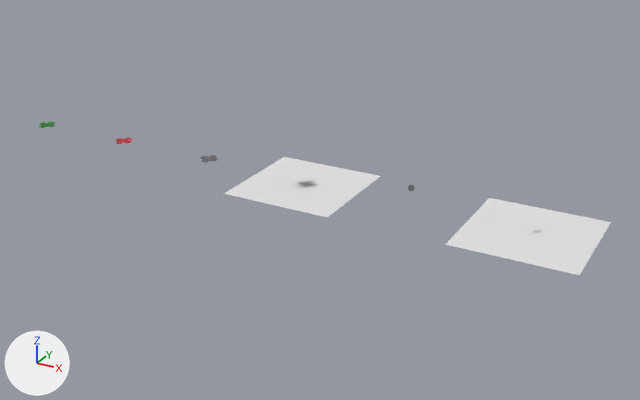
Before and after pictures for a commit that changed the Blender file src/img/Selection_01.blend.
One viewpoint serves both versions: a camera (50 mm lens) standing at (65.5, -61.7, 29.7) and looking at (30.9, 1.2, -1.7). Every picture has the same lights, and +X, +Y and +Z are marked at lower left.

Before the edit, the objects in view are built like this:
```python
me_plane_001 = bpy.data.meshes.new('Plane.001')
me_plane_001.from_pydata([(-2.0, -2.0, 0.0), (2.0, -2.0, 0.0), (-2.0, 2.0, 0.0), (2.0, 2.0, 0.0)], [], [(0, 1, 3, 2)])
me_plane_007 = bpy.data.meshes.new('Plane.007')
me_plane_007.from_pydata(...)  # 36 vertices, 34 faces; spans x -0.8..0.8, y -0.8..0.8, z 0.0..0.1
me_plane_007.materials.append(mat_border_green)  # green #438743
me_plane_008 = bpy.data.meshes.new('Plane.008')
me_plane_008.from_pydata(...)  # 24 vertices, 22 faces; spans x 9.2..10.8, y -0.8..0.8, z 0.0..0.1
me_plane_008.materials.append(mat_border_red)  # red #ff5665
me_plane_009 = bpy.data.meshes.new('Plane.009')
me_plane_009.from_pydata(...)  # 24 vertices, 22 faces; spans x 19.2..20.8, y -0.8..0.8, z 0.0..0.1
me_plane_009.materials.append(mat_border_dark)  # dark grey #534945
me_plane_012 = bpy.data.meshes.new('Plane.012')
me_plane_012.from_pydata([(-2.0, -2.0, 0.0), (2.0, -2.0, 0.0), (-2.0, 2.0, 0.0), (2.0, 2.0, 0.0)], [], [(0, 1, 3, 2)])
ob_plane_001 = bpy.data.objects.new('Plane.001', me_plane_007)
ob_plane_001.location = (0.0, 0.0, 0.5)
ob_plane_002 = bpy.data.objects.new('Plane.002', me_plane_008)
ob_plane_002.location = (0.0, 0.0, 0.5)
ob_plane_003 = bpy.data.objects.new('Plane.003', me_plane_009)
ob_plane_003.location = (0.0, 0.0, 0.5)
ob_plane_receiveshadows = bpy.data.objects.new('Plane_ReceiveShadows', me_plane_001)
ob_plane_receiveshadows.location = (30.0, 0.0, -0.01)
ob_plane_receiveshadows.scale = (2.5, 2.5, 1.66)
ob_plane_receiveshadows_001 = bpy.data.objects.new('Plane_ReceiveShadows.001', me_plane_012)
ob_plane_receiveshadows_001.location = (50.0, 0.0, -0.01)
ob_plane_receiveshadows_001.scale = (2.5, 2.5, 1.66)
```
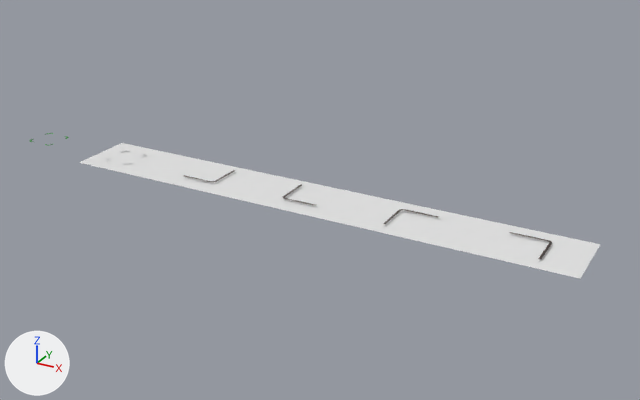
Location of each change, (x1, y1, x2, y2) in pixels of the pictures (640 x 400 px):
'Plane.006', added: after (79, 143, 600, 279)
'Plane_ReceiveShadows.001', deleted: before (445, 198, 611, 275)
'Plane_ReceiveShadows', deleted: before (224, 157, 380, 217)
'Plane.002', moved, rescaled: before (116, 137, 132, 144); after (30, 133, 69, 145)
'Plane.010', added: after (510, 232, 552, 259)
'Plane.003', deleted: before (200, 155, 218, 162)
'Plane.009', added: after (383, 209, 438, 224)
'Plane.008', added: after (283, 185, 316, 206)
'Plane.001', deleted: before (39, 122, 55, 128)
'Plane.007', added: after (184, 170, 235, 182)

Patch to the scene script:
```diff
--- a/src/img/Selection_01.blend.py
+++ b/src/img/Selection_01.blend.py
@@ me_plane_008_1 @@
+me_plane_008_1.from_pydata([(-0.48, 0.74, 0.0), (-0.74, 0.48, 0.0), (-0.7, 0.84, 0.0), (-0.79, 0.79, 0.0), (-0.84, 0.7, 0.0), (-0.6, 0.87, 0.0), (-0.86, 0.6, 0.0), (-0.74, 0.52, 0.0), (-0.52, 0.74, 0.0), (-0.74, 0.62, 0.0), (-0.7, 0.7, 0.0), (-0.62, 0.74, 0.0), (-0.86, 0.48, 0.0), (-0.48, 0.87, 0.0), (-0.38, 0.94, 0.0), (1.13, 0.74, 0.0), (1.13, 0.87, 0.0), (-0.74, -1.13, 0.0), (-0.86, -1.13, 0.0)], [], [(8, 11, 2, 5), (7, 1, 12, 6), (11, 10, 3, 2), (0, 8, 5, 13), (10, 9, 4, 3), (9, 7, 6, 4), (0, 13, 16, 15), (12, 1, 17, 18)])
+me_plane_008_1.materials.append(mat_border_dark)  # dark grey #534945
@@ me_plane_007_1 @@
+me_plane_007_1.from_pydata([(-1.0, -1.0, 0.0), (14.2, -1.0, 0.0), (-1.0, 1.0, 0.0), (14.2, 1.0, 0.0)], [], [(0, 1, 3, 2)])
@@ ob_plane_001 @@
-ob_plane_001 = bpy.data.objects.new('Plane.001', me_plane_007)
-ob_plane_001.location = (0.0, 0.0, 0.5)
@@ ob_plane_002 @@
 ob_plane_002 = bpy.data.objects.new('Plane.002', me_plane_008)
-ob_plane_002.location = (0.0, 0.0, 0.5)
+ob_plane_002.location = (0.0, 0.0, -1.01)
+ob_plane_002.scale = (-1.74, -1.74, -1.74)
@@ ob_plane_003 @@
-ob_plane_003 = bpy.data.objects.new('Plane.003', me_plane_009)
-ob_plane_003.location = (0.0, 0.0, 0.5)
@@ ob_plane_receiveshadows @@
-ob_plane_receiveshadows = bpy.data.objects.new('Plane_ReceiveShadows', me_plane_001)
-ob_plane_receiveshadows.location = (30.0, 0.0, -0.01)
-ob_plane_receiveshadows.scale = (2.5, 2.5, 1.66)
@@ ob_plane_receiveshadows_001 @@
-ob_plane_receiveshadows_001 = bpy.data.objects.new('Plane_ReceiveShadows.001', me_plane_012)
-ob_plane_receiveshadows_001.location = (50.0, 0.0, -0.01)
-ob_plane_receiveshadows_001.scale = (2.5, 2.5, 1.66)
@@ ob_plane_010 @@
+ob_plane_010 = bpy.data.objects.new('Plane.010', me_plane_008_1)
+ob_plane_010.location = (50.0, 0.0, -1.01)
+ob_plane_010.rotation_euler = (0.0, 0.0, -4.712)  # degrees (0, 0, -270)
+ob_plane_010.scale = (-1.74, -1.74, -1.74)
@@ ob_plane_009 @@
+ob_plane_009 = bpy.data.objects.new('Plane.009', me_plane_008_1)
+ob_plane_009.location = (40.0, 0.0, -1.01)
+ob_plane_009.rotation_euler = (0.0, 0.0, -3.142)  # degrees (0, 0, -180)
+ob_plane_009.scale = (-1.74, -1.74, -1.74)
@@ ob_plane_008 @@
+ob_plane_008 = bpy.data.objects.new('Plane.008', me_plane_008_1)
+ob_plane_008.location = (30.0, 0.0, -1.01)
+ob_plane_008.rotation_euler = (0.0, 0.0, -1.571)  # degrees (0, 0, -90)
+ob_plane_008.scale = (-1.74, -1.74, -1.74)
@@ ob_plane_007 @@
+ob_plane_007 = bpy.data.objects.new('Plane.007', me_plane_008_1)
+ob_plane_007.location = (20.0, 0.0, -1.01)
+ob_plane_007.scale = (-1.74, -1.74, -1.74)
@@ ob_plane_006 @@
+ob_plane_006 = bpy.data.objects.new('Plane.006', me_plane_007_1)
+ob_plane_006.location = (10.05, 0.0, -1.22)
+ob_plane_006.scale = (3.16, 3.16, 3.16)
```
